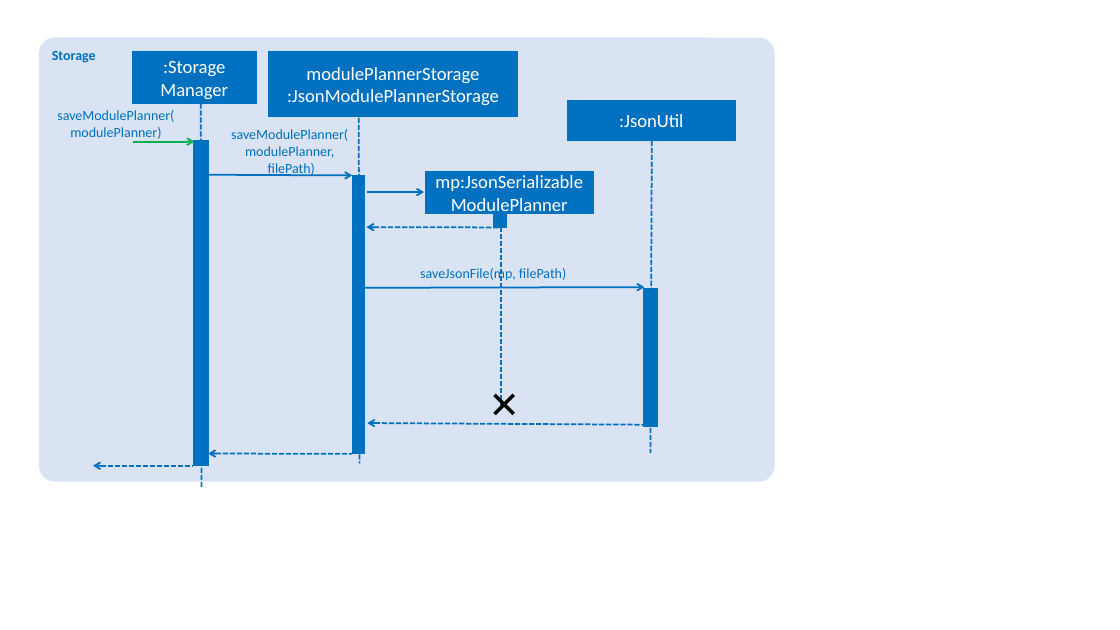
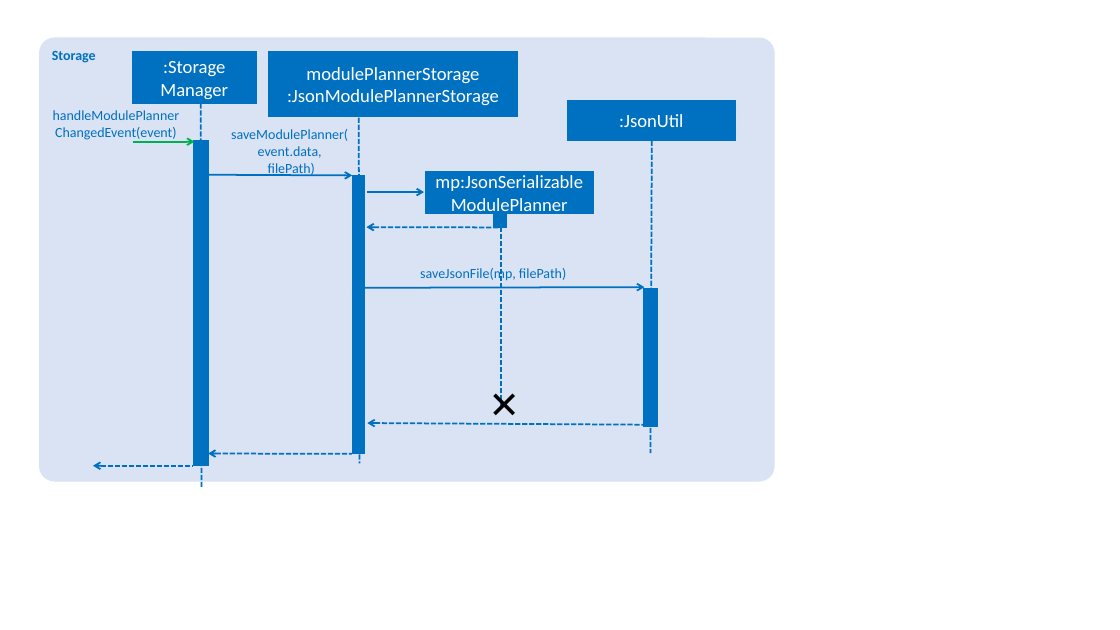
Before and after one commit to CS2103-AY1819S1-T16-4/main, a slide deck: slide 1 of docs/diagrams/StorageSequenceDiagram.pptx. Drawn at 1120x630 pixels with LibreOffice and Linux fonts; fonts in the diff are those of the drawing. Boxes give left, top, right and bottom in pixels: in the first picture for what was removed or moved away, otherwise in the second. Text is boxed around its words. In the diff, an @@ line names an element or a change of style, - is before the commit and + after.

```diff
--- a/docs/diagrams/StorageSequenceDiagram.pptx
+++ b/docs/diagrams/StorageSequenceDiagram.pptx
@@ text at [53,110,180,140]: text changed @@
-saveModulePlanner(
-modulePlanner)
+handleModulePlanner
+ChangedEvent(event)
@@ text at [258,146,322,158]: text changed @@
-modulePlanner,
+event.data,
```
Also in this commit, not shown: 2 other files.
